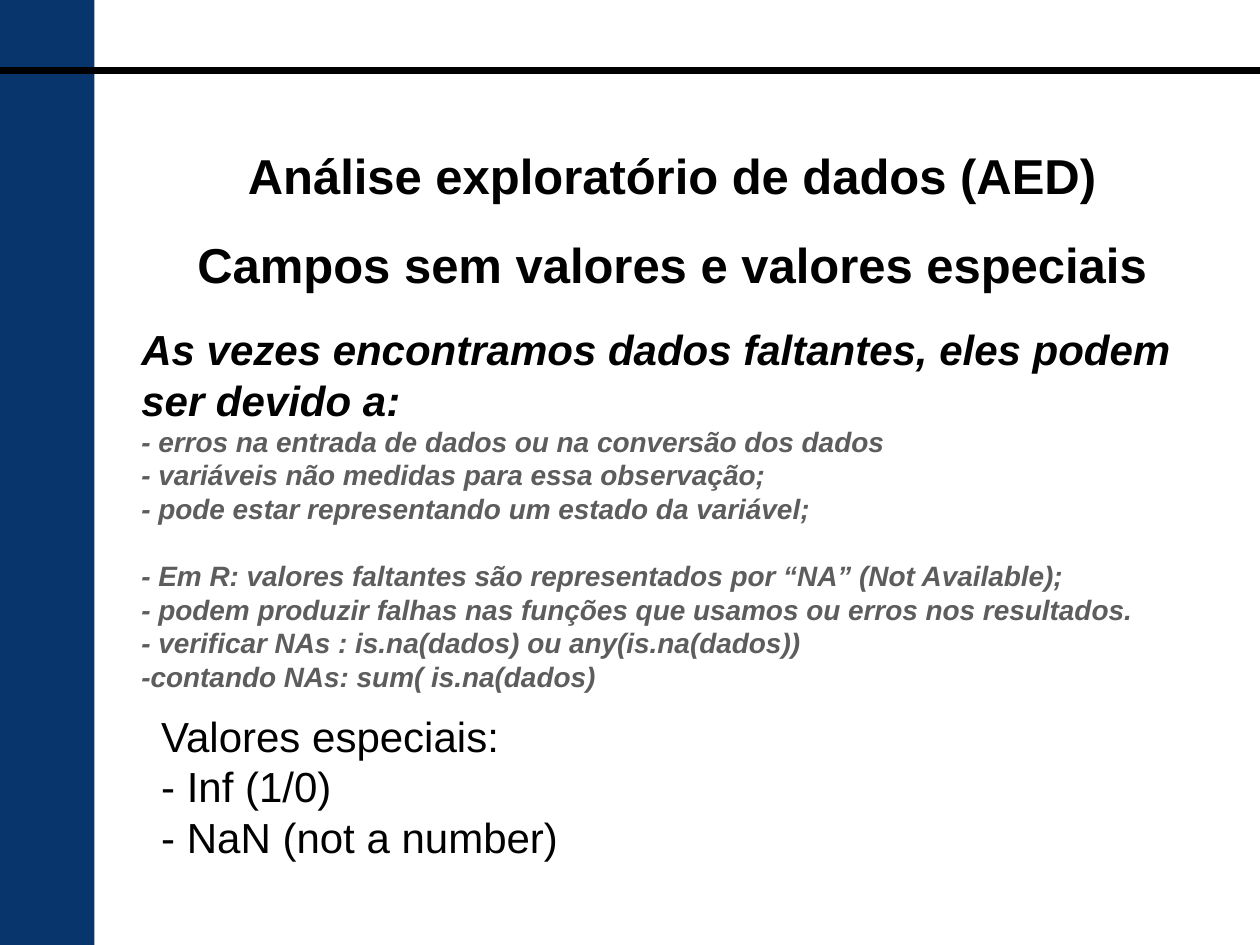
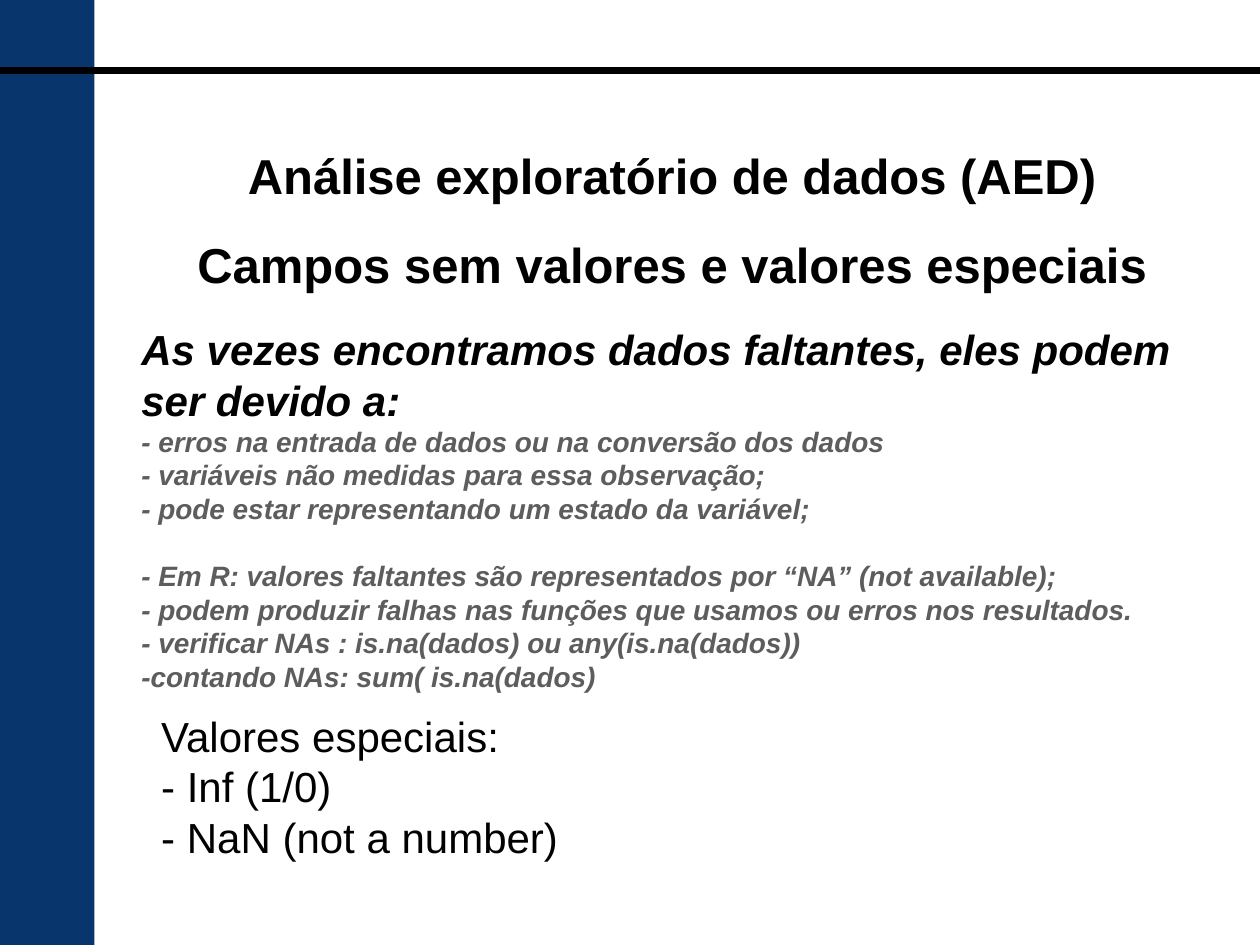
Before and after one commit to HumbertoSubiza/AED-I, a slide deck: slide 12 of 02 limpando dados.odp (slide 13 before the commit). Drawn at 1260x945 pixels with LibreOffice and Linux fonts; fonts in the diff are those of the drawing; background and template pictures are left out. Boxes give left, top, right and bottom in pixels: in the first picture for what was removed or moved away, otherwise in the second. Text is boxed around its words. In the diff, an @@ line names an element or a change of style, - is before the commit and + after.

```diff
--- a/02 limpando dados.odp
+++ b/02 limpando dados.odp
@@ text at (158,565,1057,591): text changed @@
-- Em R: valores faltantes são representados por “NA” (Not Available);
+- Em R: valores faltantes são representados por “NA” (not available);
```
Also in this commit, not shown: 2 other slides changed, 1 slide removed, 20 other files.
